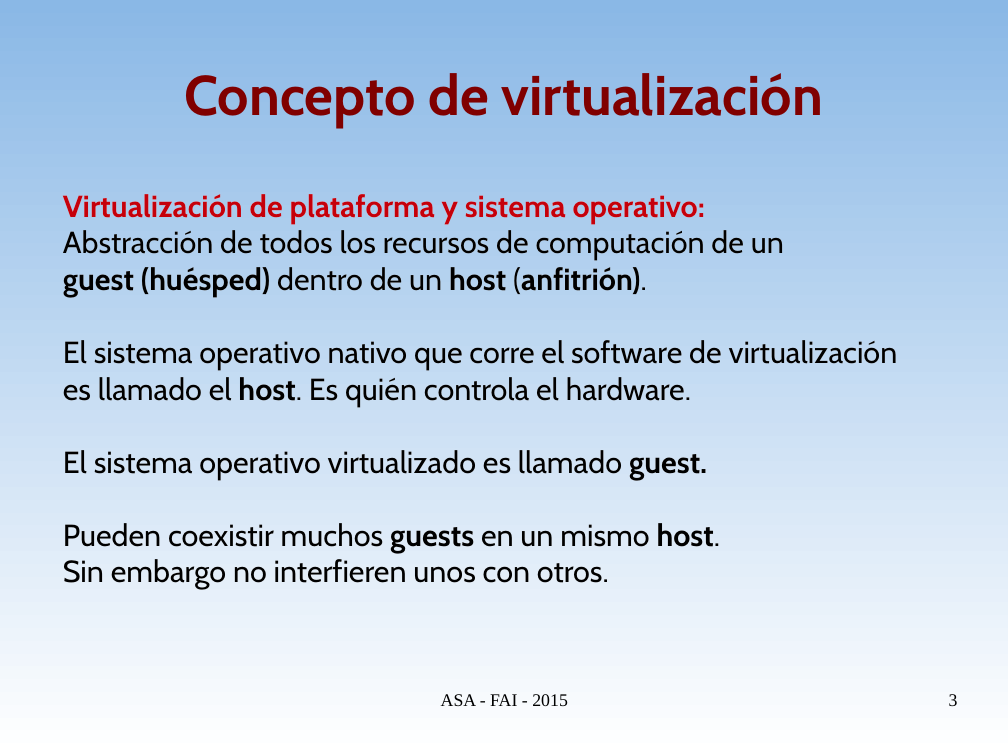
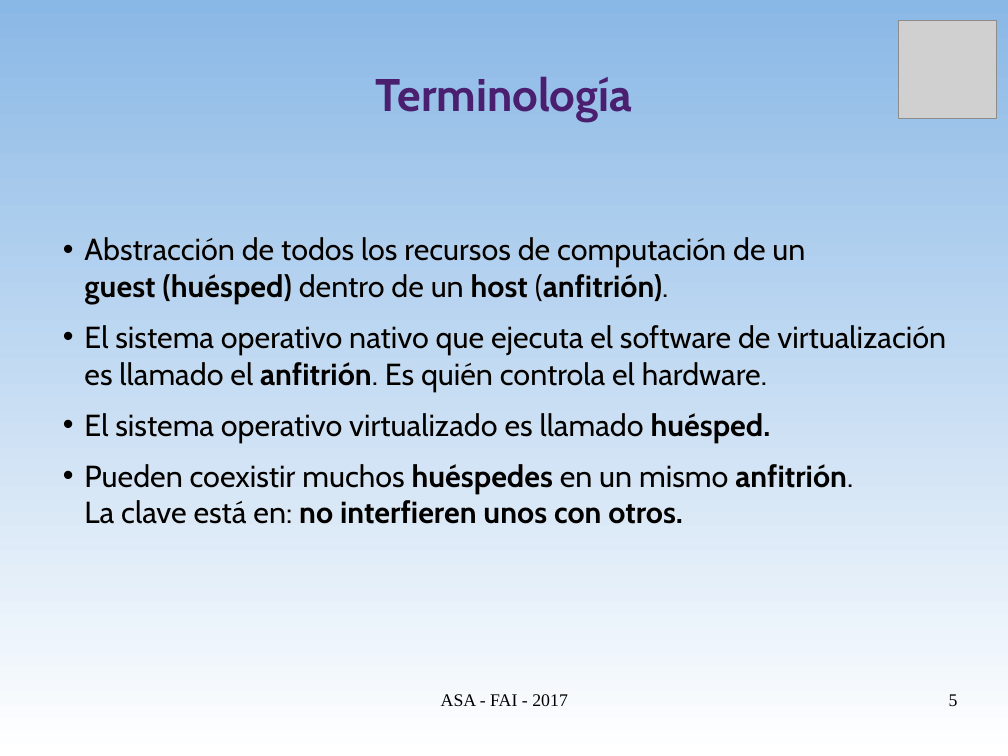
Before and after one commit to niniadcobre/asa, a slide deck: slide 5 of clases/ASA-virt.odp (slide 3 before the commit). Drawn at 1008x756 pixels with LibreOffice and Linux fonts; fonts in the diff are those of the drawing; grey boxes stand for pictures. Boxes give left, top, right and bottom in pixels: in the first picture for what was removed or moved away, otherwise in the second. Text is boxed around its words. In the diff, an @@ line names an element or a change of style, - is before the commit and + after.

Commit message:
Virtualización

```diff
--- a/clases/ASA-virt.odp
+++ b/clases/ASA-virt.odp
@@ picture added at [899,20,998,119] @@
@@ title at [376,76,633,122]: text changed; size 44 to 36 pt; text colour #800000 to #4B1F6F @@
-Concepto de virtualización
+Terminología
@@ text at [63,194,705,224]: paragraph removed @@
-Virtualización de plataforma y sistema operativo:
@@ text at [84,237,805,304]: bullet none to •; more space between paragraphs @@
@@ text at [84,325,946,524]: text changed @@
-El sistema operativo nativo que corre el software de virtualización
-es llamado el host. Es quién controla el hardware.
-El sistema operativo virtualizado es llamado guest.
-Pueden coexistir muchos guests en un mismo host.
-Sin embargo no interfieren unos con otros.
+• El sistema operativo nativo que ejecuta el software de virtualización es llamado el anfitrión. Es quién controla el hardware.
+• El sistema operativo virtualizado es llamado huésped.
+• Pueden coexistir muchos huéspedes en un mismo anfitrión.
+  La clave está en: no interfieren unos con otros.
@@ text at [441,694,568,706]: text changed @@
-ASA - FAI - 2015
+ASA - FAI - 2017
@@ page number at [949,694,958,706]: text changed @@
-3
+5
```
Also in this commit, not shown: 26 other slides changed, 8 slides added.
